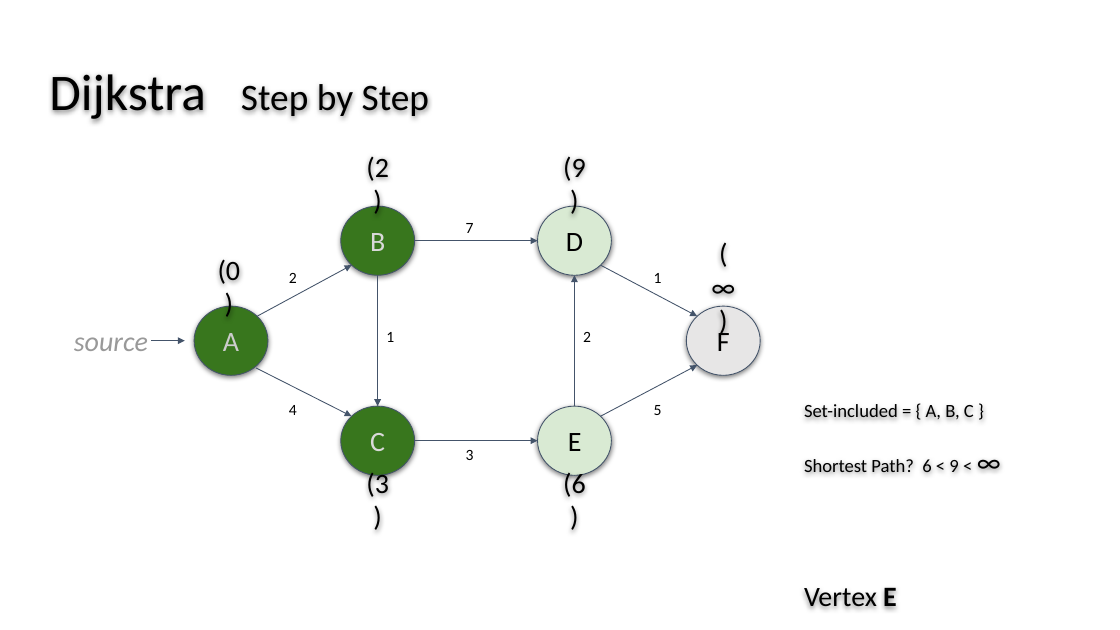
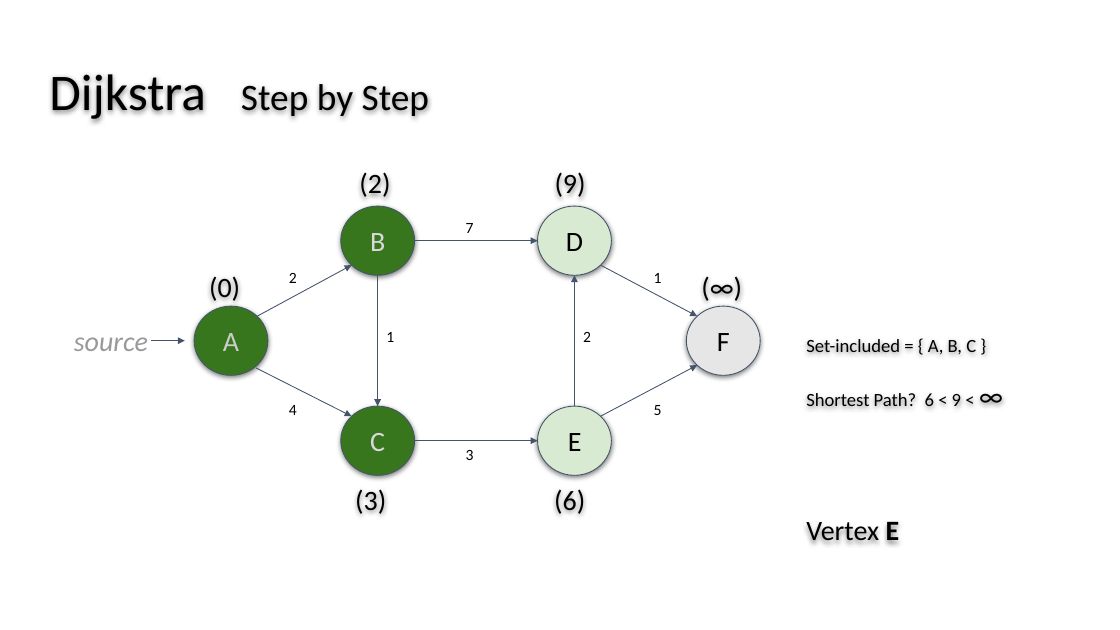
Before and after one commit to wslatts/Dijkstra_AStar_Presentation, a slide deck: slide 9 of Slides_Part2_AlgorithmAnalysis.pptx. Drawn at 1120x630 pixels with LibreOffice and Linux fonts; fonts in the diff are those of the drawing. Boxes give left, top, right and bottom in pixels: in the first picture for what was removed or moved away, otherwise in the second. Text is boxed around its words. In the diff, an @@ line names an element or a change of style, - is before the commit and + after.

```diff
--- a/Slides_Part2_AlgorithmAnalysis.pptx
+++ b/Slides_Part2_AlgorithmAnalysis.pptx
@@ text "(2)" rewrapped from (366,157,389,181) to (359,173,390,197) @@
@@ text "(9)" rewrapped from (563,157,586,181) to (555,173,586,197) @@
@@ text "(0)" rewrapped from (218,260,241,284) to (209,277,240,301) @@
@@ text "(∞)" rewrapped from (697,266,750,307) to (686,266,756,307) @@
@@ text "Set-included = { A, B, ...": place and size @@
-text "Set-included = { A, B, ..." at (804,404,974,613)
+text "Set-included = { A, B, ..." at (806,339,976,547)
@@ text "(3)" rewrapped from (366,470,389,500) to (355,490,386,514) @@
@@ text "(6)" rewrapped from (563,472,586,500) to (554,490,585,514) @@
```
Also in this commit, not shown: 14 other slides changed.
